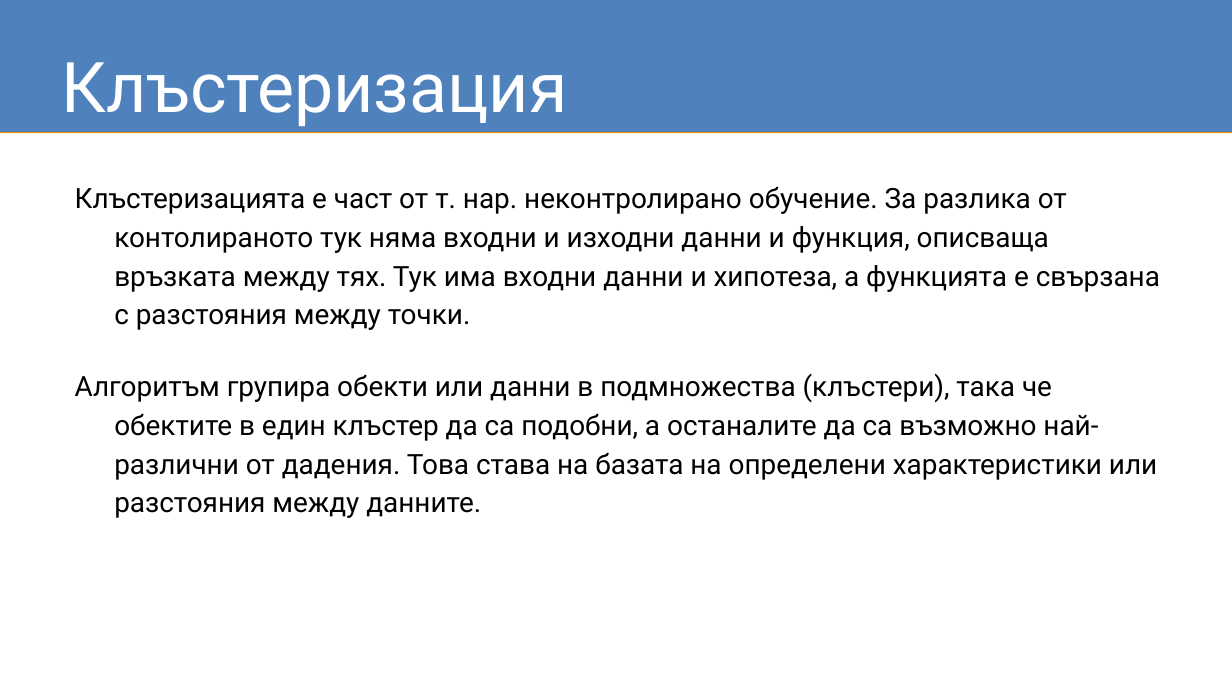
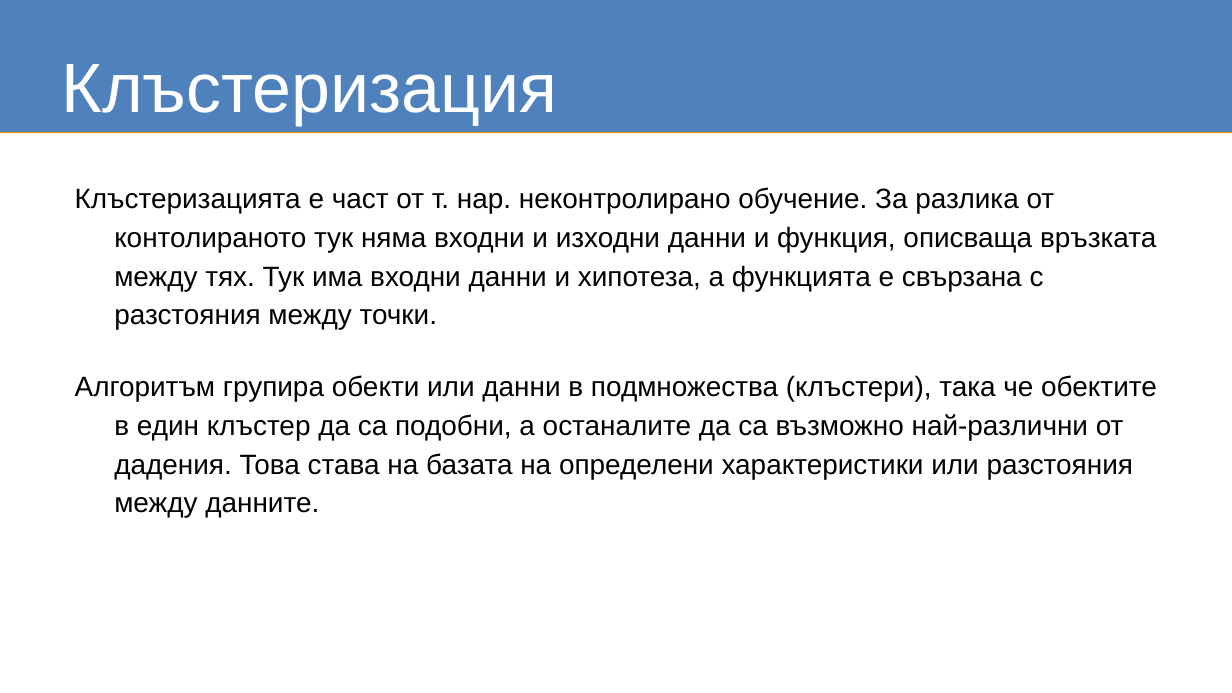
Before and after one commit to nevena-angelova/k-means, a slide deck: slide 2 of K-Means-Presentation.pptx. Drawn at 1232x693 pixels with LibreOffice and Linux fonts; fonts in the diff are those of the drawing. Boxes give left, top, right and bottom in pixels: in the first picture for what was removed or moved away, otherwise in the second. Text is boxed around its words. In the diff, an @@ line names an element or a change of style, - is before the commit and + after.

```diff
--- a/K-Means-Presentation.pptx
+++ b/K-Means-Presentation.pptx
@@ title "Клъстеризация" at [61, 64, 556, 125]: font Roboto to Arial; more space between paragraphs @@
@@ text "Клъстеризацията е част от т. ..." at [75, 187, 1157, 517]: font Roboto to Arial @@
```
Also in this commit, not shown: 3 other slides changed, 2 slides added, 2 other files.
